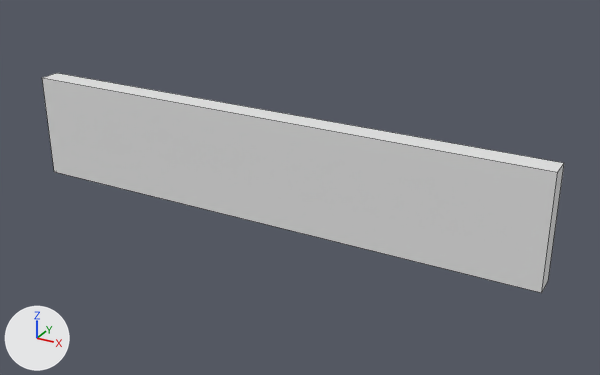
The Blender file AINT254 Game Mechanic Prototype/Assets/Models_Blender/Track_Straight.blend as it was, and as the next commit left it.
Both versions are drawn from a 50 mm camera at (3.54, -5.82, 2.8) aimed at (0.29, 0.08, -0.16). Every picture has the same lights, and +X, +Y and +Z are marked at lower left. Mesh edges are drawn as thin lines.
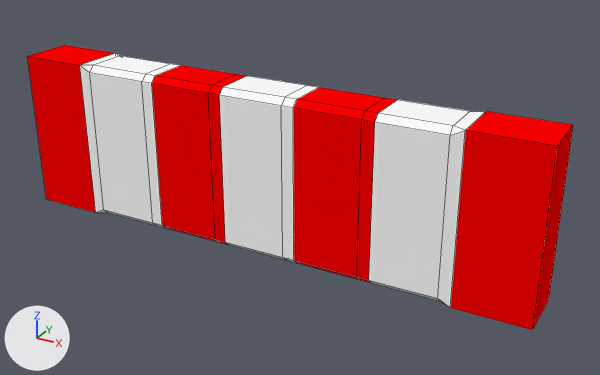
The edits, one by one:
Material 'White' (mat_white) is new.
Its base color is (1.0, 1.0, 1.0) (white #ffffff).
Material 'Red' (mat_red) is new.
Its base color is (1.0, 0.0, 0.0) (red #ff0000).
me_cube_001 is used by ob_cube; location (0.0, 0.0, 0.0); scale (2.5, 0.1, 0.5).
me_cube_001 had 8 vertices, 6 faces and spanned x -1.0..1.0, y -1.0..1.0, z -1.0..1.0.
me_cube_001 now has 96 vertices, 98 faces and spans x -2.5..2.5, y -0.25..0.25, z -0.75..0.75.
me_cube_001 part 1: the whole mesh is rebuilt.
me_cube_001 now uses material mat_red (red #ff0000).
me_cube_001 now uses material mat_white (white #ffffff).
Object 'Cube' (ob_cube) is rescaled from (2.5, 0.1, 0.5) to (1.0, 1.0, 1.0).

What differs and where, as boxes [x1, y1, x2, y2] in the pictures (600 x 375 px):
'Cube', reshaped, rescaled (29% taller): before [42, 73, 564, 293]; after [27, 45, 573, 330]
